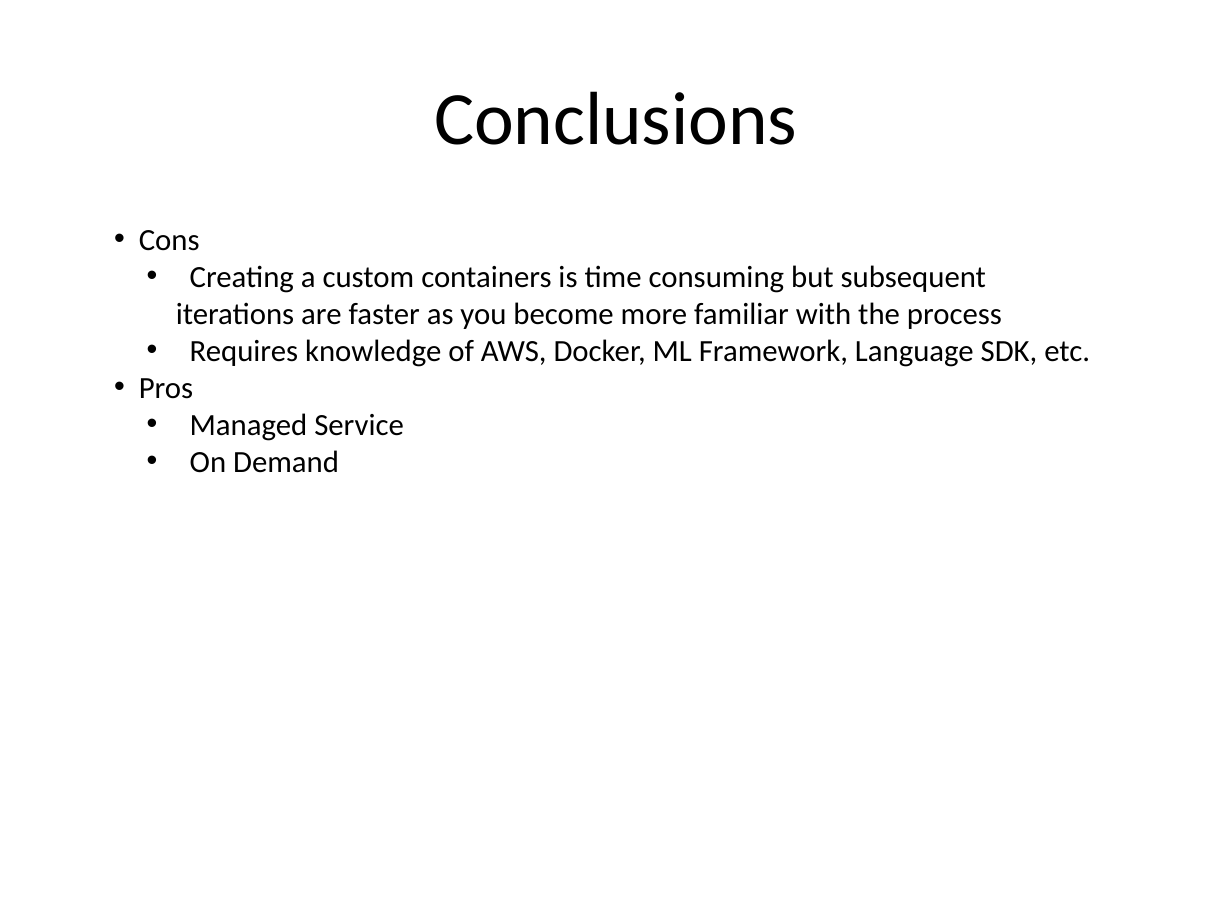
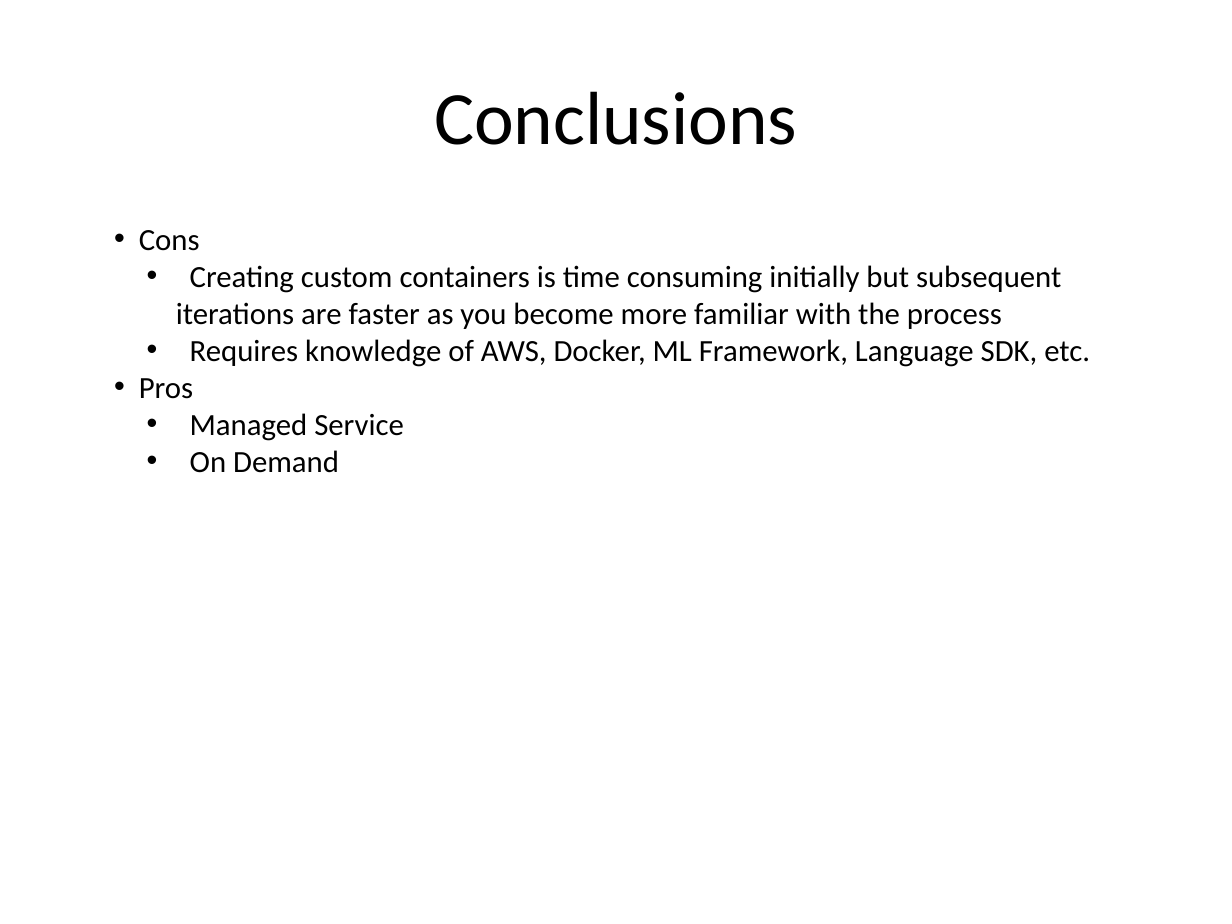
Before and after one commit to kskalvar/aws-sagemaker-planesnet-tflearn-bring-your-own-container, a slide deck: slide 12 of slides/AWS-Sagemaker-Planesnet-TFLearn-Bring-Your-Own-Container.pptx (slide 11 before the commit). Drawn at 1232x924 pixels with LibreOffice and Linux fonts; fonts in the diff are those of the drawing. Boxes give left, top, right and bottom in pixels: in the first picture for what was removed or moved away, otherwise in the second. Text is boxed around its words. In the diff, an @@ line names an element or a change of style, - is before the commit and + after.

```diff
--- a/slides/AWS-Sagemaker-Planesnet-TFLearn-Bring-Your-Own-Container.pptx
+++ b/slides/AWS-Sagemaker-Planesnet-TFLearn-Bring-Your-Own-Container.pptx
@@ text at bbox=[176, 265, 1061, 329]: text changed @@
-  • Creating a custom containers is time consuming but subsequent iterations are faster as you become more familiar with the process
+  • Creating custom containers is time consuming initially but subsequent iterations are faster as you become more familiar with the process
```
Also in this commit, not shown: 5 other slides changed, 1 slide added.
